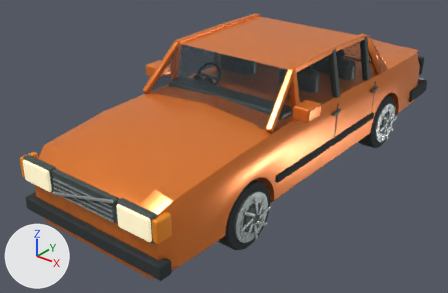
The glTF model vehicles/volvo240.glb: old version first, new version second.
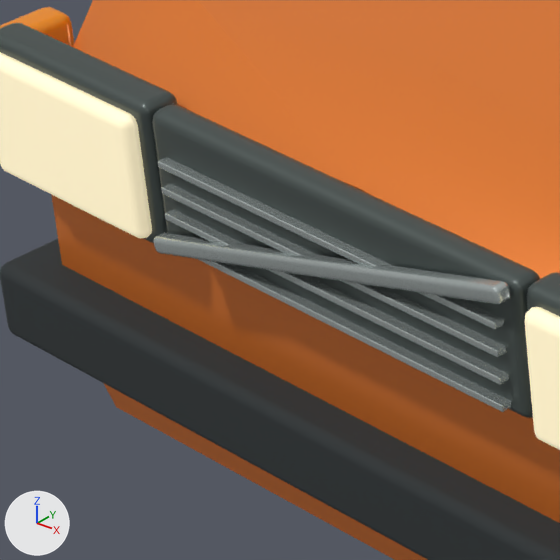
Each version appears first whole from a 50 mm camera at (3.57, -5.1, 3.26) aimed at (-0.2, -0.39, 0.34), and next in a close-up on the part from 6% to 27% of the width and 51% to 85% of the height. Every picture has the same lights, and +X, +Y and +Z are marked at lower left. The last two pictures show the newer version. Where no turn or scale is listed for an object, it has been applied to the vertices.

The first close-up shows 'Bumper', 'Corner indicator', 'Diagonal grille slash', 'Fluted rectangular headlamp', 'Fluted rectangular headlamp.001', 'Grille', 'Grille slat', 'Grille slat.001', 'Grille slat.002', 'Grille slat.003', 'Painted bodyshell', 'Rectangular headlamp seal' and 1 more.
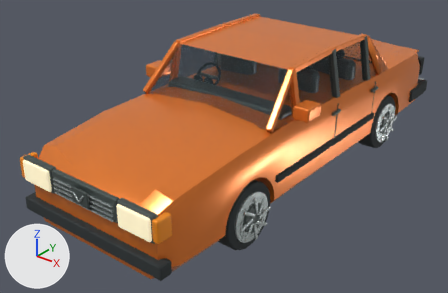
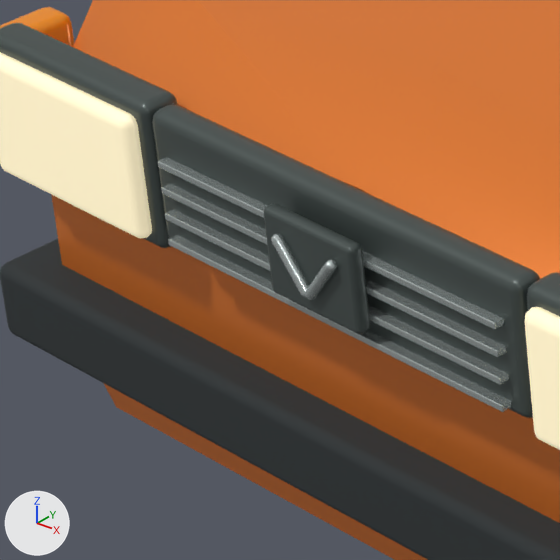
Boxes (x1, y1, x2, y2) around the edits, measured in the close-ups (560 x 560 px):
'Diagonal grille slash', deleted: before (153, 233, 510, 304)
'Volva grille badge', added: after (264, 203, 370, 334)
'Volva grille chevron', added: after (271, 234, 309, 297)
'Volva grille chevron.001', added: after (305, 259, 337, 300)

Edits to the bpy script that builds the scene:
```text
Add me_kub_109_1:
    me_kub_109_1.from_pydata(...)  # 96 vertices, 188 faces; spans x -0.0343..0.0343, y -0.0085..0.0085, z -0.0405..0.0405
    me_kub_109_1.materials.append(mat_brushed_equipment_metal)  # light grey #c4cdcb
Add me_kub_108_1:
    me_kub_108_1.from_pydata(...)  # 96 vertices, 188 faces; spans x -0.0343..0.0343, y -0.0085..0.0085, z -0.0405..0.0405
    me_kub_108_1.materials.append(mat_brushed_equipment_metal)  # light grey #c4cdcb
Add me_kub_107_1:
    me_kub_107_1.from_pydata(...)  # 96 vertices, 188 faces; spans x -0.095..0.095, y -0.012..0.012, z -0.07..0.07
    me_kub_107_1.materials.append(mat_graphite_trim)  # dark grey #4d5755
Remove ob_diagonal_grille_slash:
    ob_diagonal_grille_slash = bpy.data.objects.new('Diagonal grille slash', me_kub_107)
    ob_diagonal_grille_slash.location = (0.0, -2.457, 0.733)
Add ob_volva_grille_chevron_001:
    ob_volva_grille_chevron_001 = bpy.data.objects.new('Volva grille chevron.001', me_kub_109_1)
    ob_volva_grille_chevron_001.location = (0.031, -2.486, 0.737)
Add ob_volva_grille_chevron:
    ob_volva_grille_chevron = bpy.data.objects.new('Volva grille chevron', me_kub_108_1)
    ob_volva_grille_chevron.location = (-0.031, -2.486, 0.737)
Add ob_volva_grille_badge:
    ob_volva_grille_badge = bpy.data.objects.new('Volva grille badge', me_kub_107_1)
    ob_volva_grille_badge.location = (0.0, -2.468, 0.735)
```
